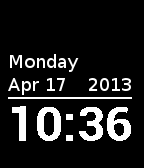
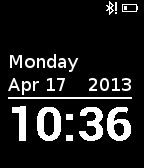
Before/after of a 144x168 layered artwork. What changed in the layer stack:
added layer "bluetooth_error_icon_16x16.png" above "battery_low_icon_16x16.png" over [106, 1, 117, 15]
added layer "battery_low_icon_16x16.png" above "Year" over [122, 4, 138, 12]
